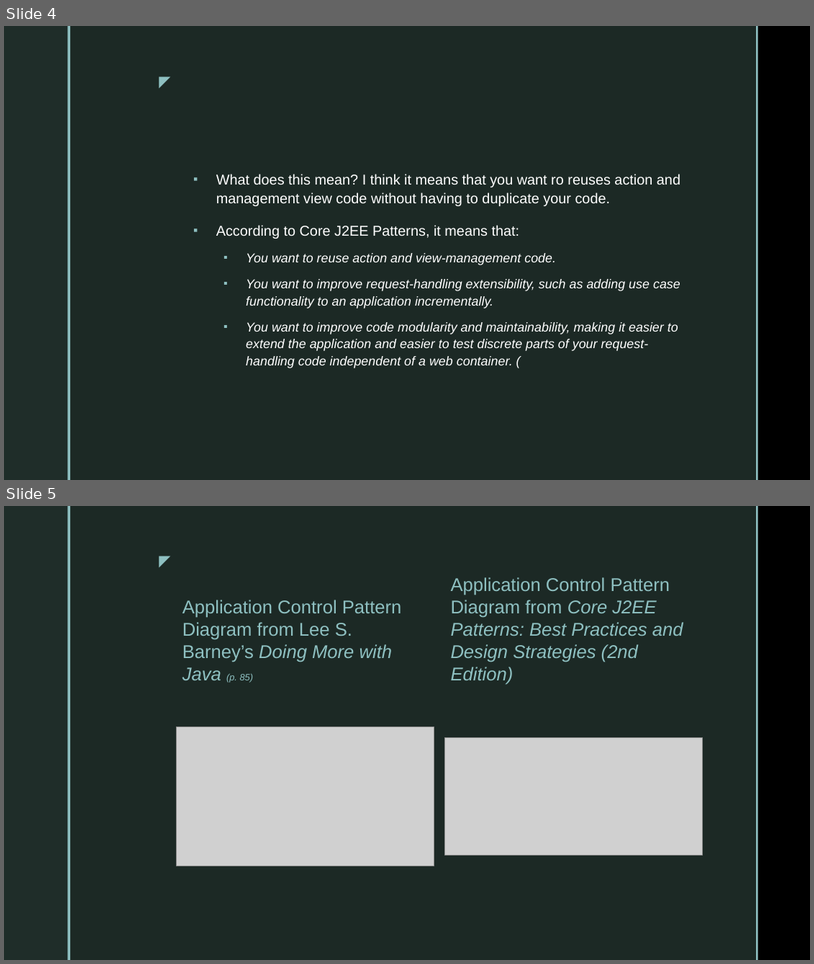
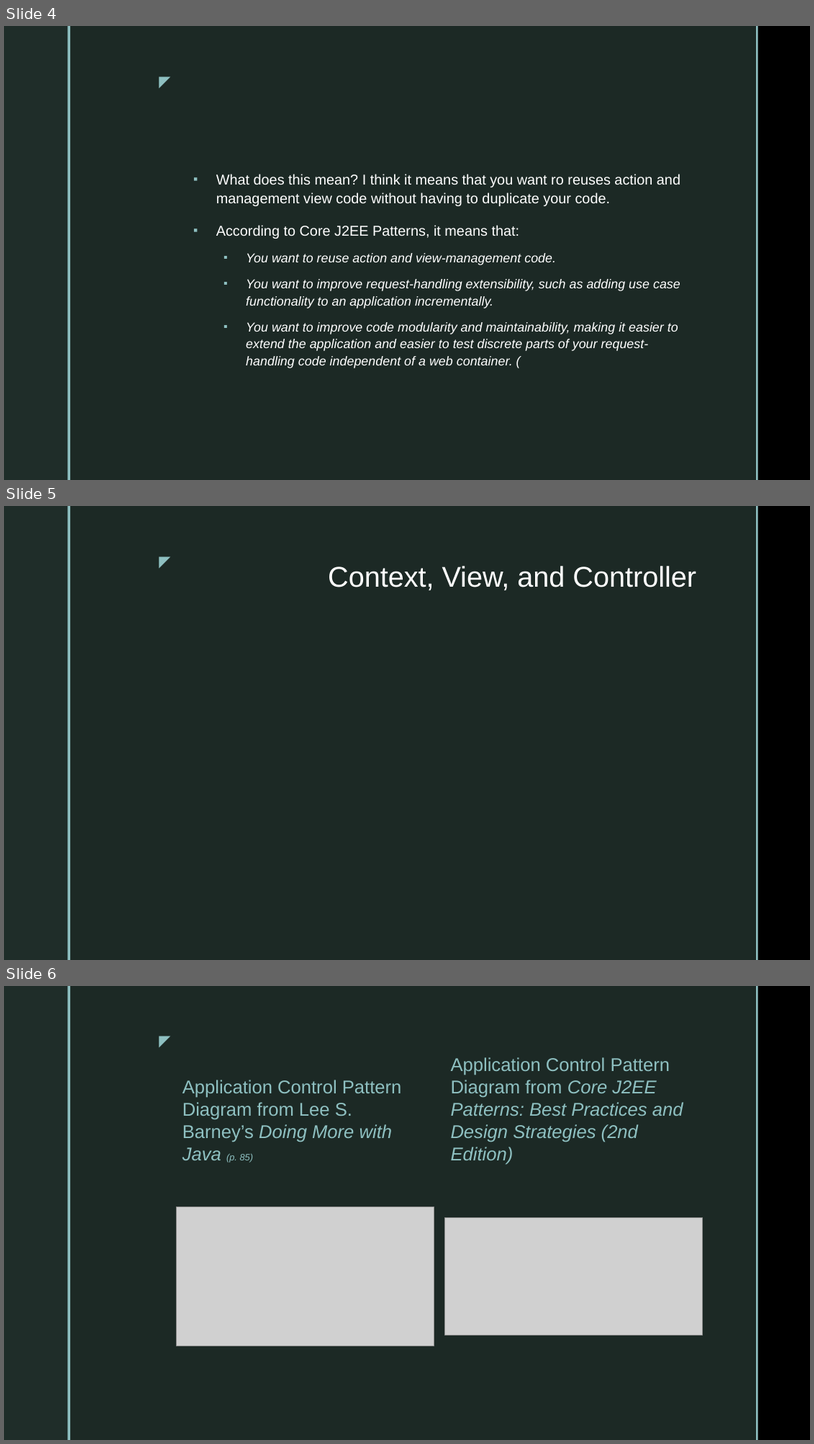
Before and after one commit to nanaachina/CIT360-1, a slide deck: Application Controller Pattern/Application Controller pattern.pptx. Shown one above the other, each under a label of ours: slides 4 and 5 before the commit, slides 4, 5 and 6 after it. The pictures are 814x964 and 814x1444 pixels, drawn with LibreOffice and Linux fonts; fonts in the diff are those of the drawing; grey boxes stand for pictures; background and template pictures are left out. Boxes give left, top, right and bottom in pixels: in the first picture for what was removed or moved away, otherwise in the second. Text is boxed around its words. In the diff, an @@ line names an element or a change of style, - is before the commit and + after.

```diff
--- a/Application Controller Pattern/Application Controller pattern.pptx
+++ b/Application Controller Pattern/Application Controller pattern.pptx
@@ slide 5 added at <box>4,506,810,960</box>, background picture (left out); not listed: 5 template elements that a slide beside it also shows @@
@@ title added at <box>328,566,697,590</box>, 34 pt, text #FFFFFF @@
+Context, View, and Controller
@@ what was slide 5 is now slide 6 @@
```
Also in this commit, not shown: 2 other files.
